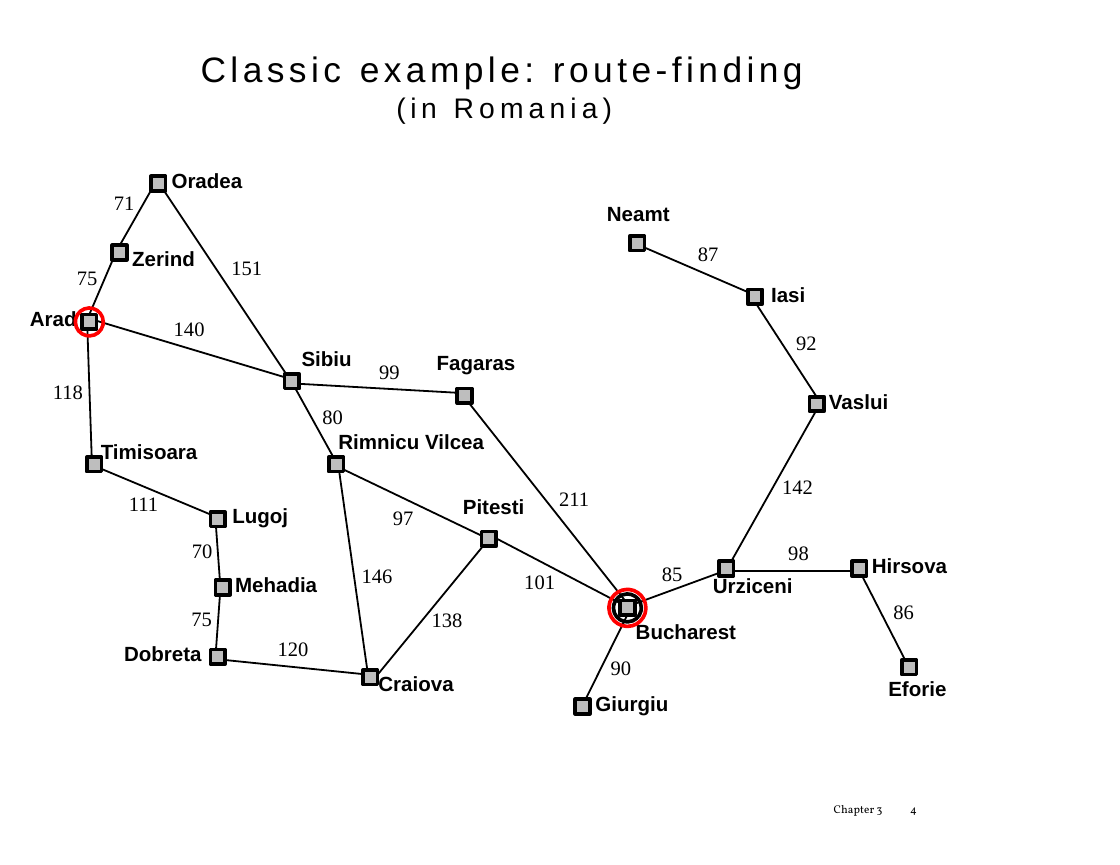
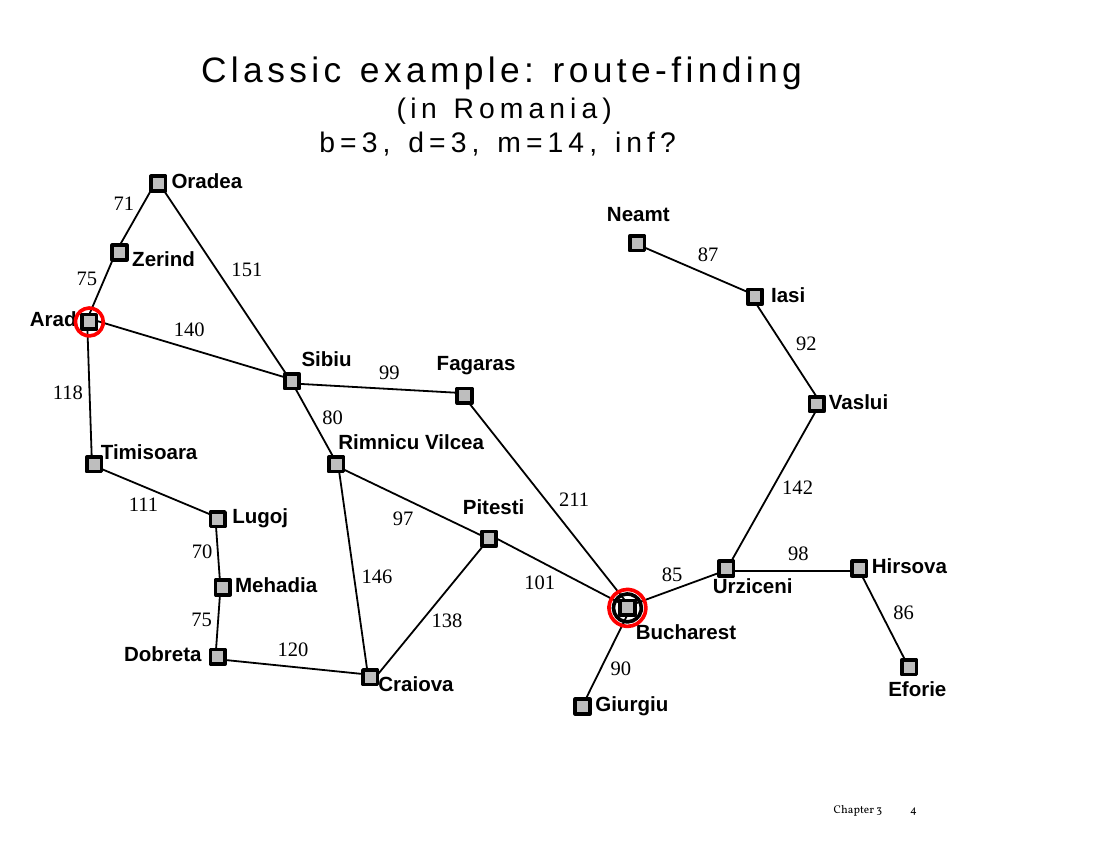
Before and after one commit to tdhock/cs470-570-spring-2023, a slide deck: slide 4 of slides/chapter3.1.pptx. Drawn at 1120x865 pixels with LibreOffice and Linux fonts; fonts in the diff are those of the drawing. Boxes give left, top, right and bottom in pixels: in the first picture for what was removed or moved away, otherwise in the second. Text is boxed around its words. In the diff, an @@ line names an element or a change of style, - is before the commit and + after.

```diff
--- a/slides/chapter3.1.pptx
+++ b/slides/chapter3.1.pptx
@@ text in rectangle at [319, 131, 676, 156]: paragraph added @@
+b=3, d=3, m=14, inf?
```
Also in this commit, not shown: 24 other slides changed, 7 other files.
